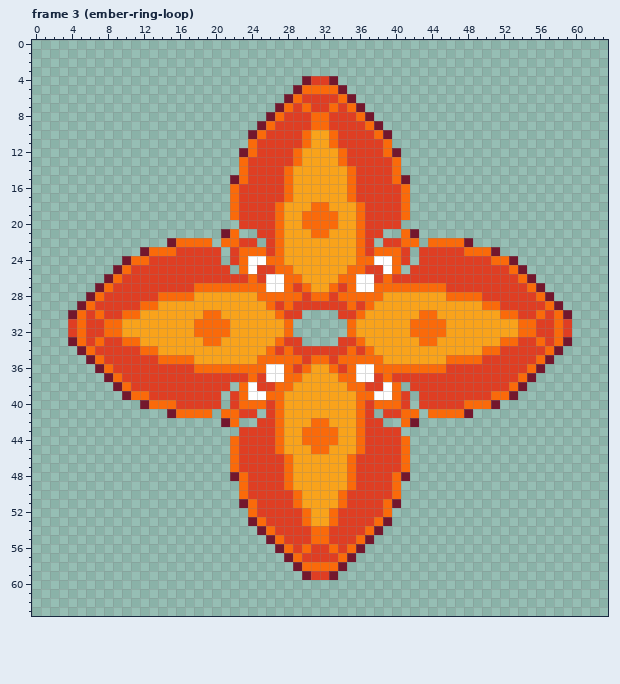
File history of a pixel-art file, src/assets/enemies/ember-ring/ember-ring.aseprite. That is the earlier state.
64x64 pixels, 4 frames. Shown: frame 3 (ember-ring-loop). The commit also changed other frames, which this record leaves out.
New version:
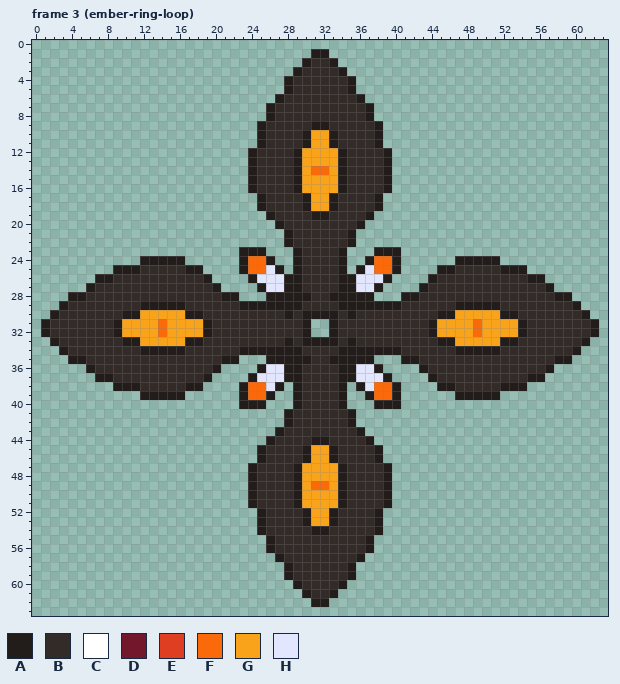
Palette (. is transparent): A #221c1a  B #322b28  C #ffffff  D #73172d  E #df3e23  F #fa6a0a  G #f9a31b  H #e3e6ff
Difference:
layer "Layer 1" removed
layer "Layer 2" removed
Changed rows in their new state; - is an unchanged pixel.
Frame 3 (ember-ring-loop):
first column x 1:
 1 ------------------------------AA------------------------------
 2 -----------------------------ABBA-----------------------------
 3 ----------------------------ABBBBA----------------------------
 4 ---------------------------ABBBBBBA---------------------------
 5 ---------------------------ABBBBBBA---------------------------
 6 --------------------------ABBBBBBBBA--------------------------
 7 -------------------------ABBBBBBBBBBA-------------------------
 8 -------------------------ABBBBBBBBBBA-------------------------
 9 ------------------------ABBBBBAABBBBBA------------------------
10 -----------------------.ABBBBA--ABBBBA.-----------------------
11 -----------------------.ABBBBA--ABBBBA.-----------------------
12 ----------------------.ABBBBA----ABBBBA.----------------------
13 ----------------------.ABBBBA----ABBBBA.----------------------
14 ----------------------.ABBBBA-FF-ABBBBA.----------------------
15 ---------------------..ABBBBA----ABBBBA..---------------------
16 ---------------------..ABBBBA----ABBBBA..---------------------
17 ---------------------...ABBBBA--ABBBBA...---------------------
18 ---------------------...ABBBBAGGABBBBA...---------------------
19 ---------------------....ABBBBAABBBBA....---------------------
20 ----------------------....ABBBBBBBBA....----------------------
21 --------------------..--...ABBBBBBA...--..--------------------
22 --------------.....-....-..ABBBBBBA..-....-.....--------------
23 -----------.........-.AAA...ABBBBA...AAA.-.........-----------
24 ---------..AAAAA....-.AFFA..ABBBBA..AFFA.-....AAAAA..---------
25 --------AAABBBBBAA...-AFFHA.ABBBBA.AHFFA-...AABBBBBAAA--------
26 ------AABBBBBBBBBBA....AHHHAABBBBAAHHHA....ABBBBBBBBBBAA------
27 -----ABBBBBBBBBBBBBA....AHHAABBBBAAHHA....ABBBBBBBBBBBBBA-----
28 ---AABBBBBBBBBBBBBBBAA...AAAAABBAAAAA...AABBBBBBBBBBBBBBBAA---
29 --ABBBBBBBBAAAAABBBBBBAAAAAAABBBBAAAAAAABBBBBBAAAAABBBBBBBBA--
30 -ABBBBBBBAA-----AABBBBBBBBBABAAAABABBBBBBBBBAA-----AABBBBBBBA-
31 ABBBBBBBA----F---GABBBBBBBBBBA--ABBBBBBBBBBAG---F----ABBBBBBBA
32 ABBBBBBBA----F---GABBBBBBBBBBA--ABBBBBBBBBBAG---F----ABBBBBBBA
33 -ABBBBBBBAA-----AABBBBBBBBBABAAAABABBBBBBBBBAA-----AABBBBBBBA-
34 --ABBBBBBBBAAAAABBBBBBAAAAAAABBBBAAAAAAABBBBBBAAAAABBBBBBBBA--
35 ---AABBBBBBBBBBBBBBBAA...AAAAABBAAAAA...AABBBBBBBBBBBBBBBAA---
36 -----ABBBBBBBBBBBBBA....AHHAABBBBAAHHA....ABBBBBBBBBBBBBA-----
37 ------AABBBBBBBBBBA....AHHHAABBBBAAHHHA....ABBBBBBBBBBAA------
38 --------AAABBBBBAA...-AFFHA.ABBBBA.AHFFA-...AABBBBBAAA--------
39 ---------..AAAAA....-.AFFA..ABBBBA..AFFA.-....AAAAA..---------
40 -----------.........-.AAA...ABBBBA...AAA.-.........-----------
41 --------------.....-....-..ABBBBBBA..-....-.....--------------
42 --------------------..--...ABBBBBBA...--..--------------------
43 ----------------------....ABBBBBBBBA....----------------------
44 ---------------------....ABBBBAABBBBA....---------------------
45 ---------------------...ABBBBAGGABBBBA...---------------------
46 ---------------------...ABBBBA--ABBBBA...---------------------
47 ---------------------..ABBBBA----ABBBBA..---------------------
48 ---------------------..ABBBBA----ABBBBA..---------------------
49 ----------------------.ABBBBA-FF-ABBBBA.----------------------
50 ----------------------.ABBBBA----ABBBBA.----------------------
51 ----------------------.ABBBBA----ABBBBA.----------------------
52 -----------------------.ABBBBA--ABBBBA.-----------------------
53 -----------------------.ABBBBA--ABBBBA.-----------------------
54 ------------------------ABBBBBAABBBBBA------------------------
55 -------------------------ABBBBBBBBBBA-------------------------
56 -------------------------ABBBBBBBBBBA-------------------------
57 --------------------------ABBBBBBBBA--------------------------
58 ---------------------------ABBBBBBA---------------------------
59 ---------------------------ABBBBBBA---------------------------
60 ----------------------------ABBBBA----------------------------
61 -----------------------------ABBA-----------------------------
62 ------------------------------AA------------------------------
Pixel boxes of the changes (left, top, right, bottom) in both pictures:
changed: (41, 49, 599, 607)
